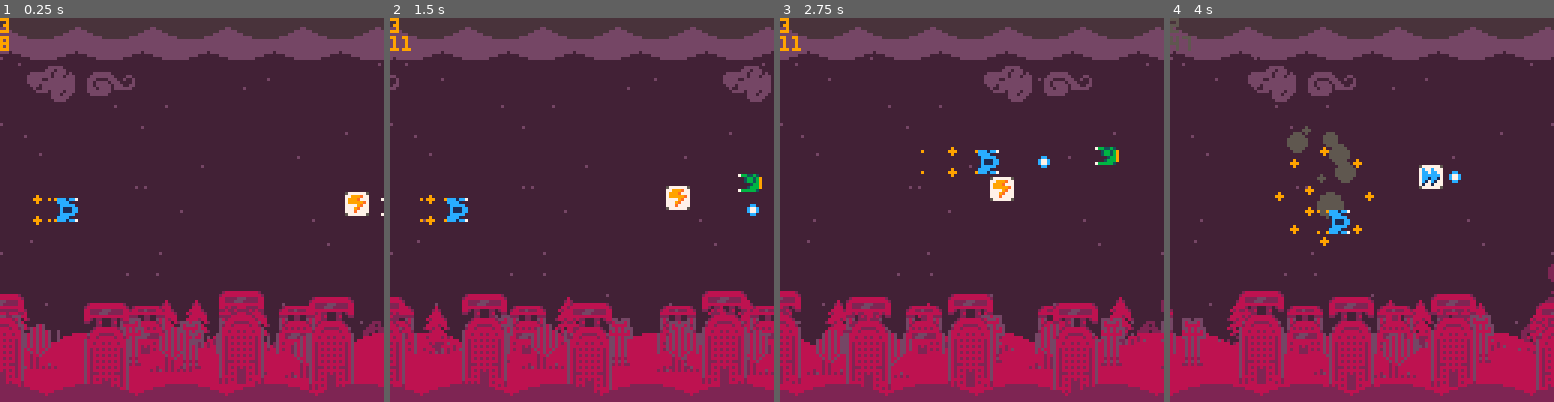
Above: before the commit, frames 1-4 (left to right).
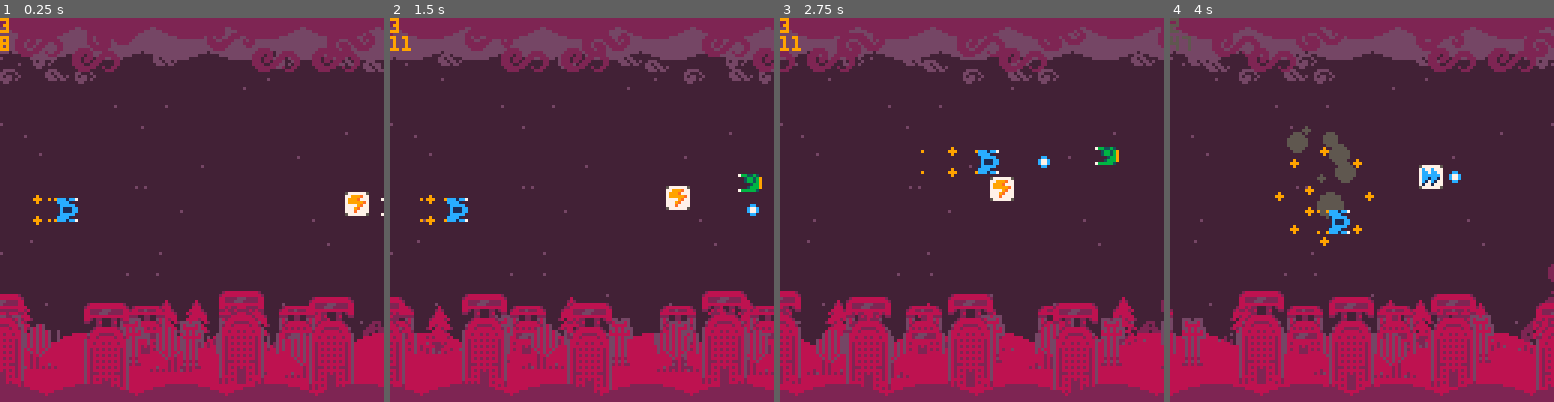
Above: after the commit, the same moments.

Repository: Sarah-Duck/toxic-invaders
Game: PICO-8 cartridge pico-bhell.p8
Same seed, same stepped clock (60 frames per second), same inputs: the game is played once before the commit and once after it.
Inputs:
- Up to frame 1 (0.25 s): no input
- Up to frame 2 (1.5 s): tap O (Z key) at 0.7 s
- Up to frame 3 (2.75 s): hold Right 1.6-2.1 s; tap O (Z key) at 1.7, 2.1, 2.5 s; hold Up 2.15-2.42 s; hold Right from 2.47 s (still down)
- Up to frame 4 (4 s): tap O (Z key) at 2.9, 3.3, 3.7 s; release Right at 3.03 s; hold Left 3.08-3.58 s; hold Down 3.63-3.97 s

The runs differ from the first frame. In frame 1, 9.8% of the frame differs, in the area x 0-100%, y 0-94%; in frame 2, 8.9%; in frame 3, 8.7%; in frame 4, 9.5%.

Commit message:
leaving library day three
UuU <3

Diff:
--- a/background.lua
+++ b/background.lua
@@ -6,8 +6,9 @@
     end
 end
 
-function scrollingsprite(sprite,x,y,w,h,speed)
-    spr(sprite, (-t()*speed+x+w*8)%(128+w*8)-w*8, y, w, h)
+function scrollingsprite(sprite,x,y,w,h,speed,flip)
+    flip = flip or false
+    spr(sprite, (-t()*speed+x+w*8)%(128+w*8)-w*8, y, w, h, flip)
 end
 
 
@@ -40,30 +41,45 @@
     end
 
     --ringed planet
+    palt(0,false)
     spr(201,130-t(),76,7,3)
     spr(249,122-t(),100,7,1)
+    palt(0,true)
 
     --clouds
     scrollingcircles(-9, 24, 22, 22, 4)
-    scrollingcircles(-14, 40, 25, 20, 13)
+    scrollingcircles(-14, 40, 25, 20, 2)
+    --sprites
+    --small clouds
+    scrollingsprite(198, 20, 10, 1, 1, 28)
+    scrollingsprite(214, 60, 10, 1, 1, 28)
+    scrollingsprite(198, 100, 10, 1, 1, 28)
+    scrollingsprite(214, 120, 10, 1, 1, 28)
+    scrollingsprite(214, 130, 12, 1, 1, 29)
+    scrollingsprite(198, 145, 15, 1, 1, 30)
+    scrollingsprite(214, 160, 15, 1, 1, 30)
+    scrollingsprite(198, 170, 15, 1, 1, 30)
 
-    --sprites
-    scrollingsprite(194, 20, 16, 2, 1, 34)
-    scrollingsprite(196, 40, 18, 2, 1, 34)
-    scrollingsprite(198, 20, 20, 2, 1, 34)
+    --large clouds
+    scrollingsprite(196, 40, 3, 2, 1, 35)
+    scrollingsprite(194, 80, 3, 2, 1, 35)
+    scrollingsprite(212, 120, 5, 2, 1, 36)
+    scrollingsprite(210, 160, 5, 2, 1, 36)
+    scrollingsprite(210, 180, 10, 2, 1, 38)
+    scrollingsprite(210, 240, 10, 2, 1, 38)
+    scrollingsprite(210, 260, 10, 2, 1, 38)
+
 
     camera((sin(shake+t())*shake)/2, (sin(shake+t()/2.1)*shake)/2)
     --landscape
     scrollingcircles(125, 72, 25, 20, 8)
-
-
     --scrolling sprites
     --pine trees
-    scrollingsprite(231,20,77+16,2,2,72)
+    scrollingsprite(231,20,77+16,2,2,72,true)
     scrollingsprite(231,70,78+16,2,2,72)
     scrollingsprite(231,80,78+16,2,2,72)
     scrollingsprite(231,100,79+16,2,2,72)
-    scrollingsprite(231,120,80+16,2,2,72)
+    scrollingsprite(231,120,80+16,2,2,72,true)
     --small buildings
     scrollingsprite(226,15,80+16,2,2,78)
     scrollingsprite(226,65,80+16,2,2,78)
@@ -75,9 +91,9 @@
     scrollingsprite(230,85,85+16,1,2,82)
     --dead trees
     scrollingsprite(228,30,85+16,2,2,84)
-    scrollingsprite(228,75,86+16,2,2,84)
+    scrollingsprite(228,75,86+16,2,2,84,true)
     scrollingsprite(228,100,87+16,2,2,84)
-    scrollingsprite(228,120,88+16,2,2,84)
+    scrollingsprite(228,120,88+16,2,2,84,true)
     --large buildings (front)
     scrollingsprite(192,55,94,2,4,90)
     scrollingsprite(192,20,91,2,4,90)
--- a/pico-bhell.p8
+++ b/pico-bhell.p8
@@ -114,22 +114,22 @@
 00000000000000000000000000000000000000000000000000000000000000000000000000000000000000000000000000000000000000000000000000000000
 00000000000000000000000000000000000000000000000000000000000000000000000000000000000000000000000000000000000000000000000000000000
 00000000000000000000000000000000000000000000000000000000000000000000000000000000000000000000000000000000000000000000000000000000
-00000000000000000000000444440000004444440000000000440000044444000000000000000000000000000000000000000002220000000000000000000000
-02888888888882000000004440444000044444444000044004004004444444400000000000000000000000000000000000000022222000000000000000000000
-28888888888888200444444404444040444000044400400404000044400044440000000000000000000000000000000000000022222000000000000000000000
-88222244422228804444444404440444440444404440000400400444044404440000000000000000000000002222222200000022222000000000000000000000
-88222444222228804444400440004444440444440444004400044440444404440000000000000000000002222222222222200002220000000022222200000000
-88888888888888804444044444444444444044440444444000000000444044400000000000000000000222222222222222222000000000022222222222220000
-88202200022028800444044444444440444444440000000000000000444444000000000000222000022222222222222222222200000002222202000002222000
-22002800028002200000004444444000044444400000000000000000044440000000000002222200220022222222222222222220000222220222222222022200
-00002200022000000000000000044440004444000444440000444000000000000000000002200202202202222220000222222222002222222222222222202200
-00028888888200000044440000444444040000004444444004444400004444000000000002202202220202222202222022222222202222220000002202202200
-00288888888820000444444004444444400000044440004444444400444444400000000002220000222202222022202202200222220222000000000222202200
-04888222228884004440044404444444400000444004440444044004444000440000000000222222222022220022020202022022220200000000000202202200
-02882888882882004400004440440444440004440044440444400444400000040000000000000000000222220022022202202022220000000000002202202200
-48888888888888404400000444004444444444400044404444444444000040040000000000000000022222220022200000222022220000000000022022202200
-48828828288288400440040044444440044444000004444404444400000004400000000000022222222222220002222222220222220000000000220222202000
-48888888888888400044400000444400004400000000444000000000000000000000000000222222222222222000022222002222200000000002202222022000
+00000000000000000022200000000000002222220000000000000000000000000000000000000000000000000000000000000002220000000000000000000000
+02888888888882000222220000222200022222222000022000000000000000000000000000000000000000000000000000000022222000000000000000000000
+28888888888888202222220022222220222000022200202204444000000000000000000000000000000000000000000000000022222000000000000000000000
+88222244422228802202200222200222220222202220022244000400000040440000000000000000000000002222222200000022222000000000000000000000
+88222444222228802220022220002022220222220222222040440040044444400000000000000000000002222222222222200002220000000022222200000000
+88888888888888802222222200002222222022220022220044440400000440000000000000000000000222222222222222222000000000022222222222220000
+88202200022028800222222000000220022222220000000004400000000040000000000000222000022222222222222222222200000002222202000002222000
+22002800028002200022220000000000002222200000000000000000000000000000000002222200220022222222222222222220000222220222222222022200
+00002200022000000022220000000000002222222000022000000000000000000000000002200202202202222220000222222222002222222222222222202200
+00028888888200000222222000222200022222222200222200000000000000000000000002202202220202222202222022222222202222220000002202202200
+00288888888820002222022002222220222200022220202204440000000000000000000002220000222202222022202202200222220222000000000222202200
+04888222228884002220222022200222222022202222022244044000000000000000000000222222222022220022020202022022220200000000000202202200
+02882888882882002220220222000022222022220222222044404404000000000000000000000000000222220022022202202022220000000000002202202200
+48888888888888402222002220000022222202220022220004440440000000000000000000000000022222220022200000222022220000000000022022202200
+48828828288288400222222200200220022222220000000000000000000000000000000000022222222222220002222222220222220000000000220222202000
+48888888888888400022220000022200002222200000000000000000000000000000000000222222222222222000022222002222200000000002202222022000
 48282828282828400002888888882000000000000000000044404440000000080000000000000222222222222220000000022222020000000022222220220000
 48288888888828400028822422288200000000004840000048444840000000282000000002222022222002222222000000222220200000000220222202200000
 48282828282828400088888888888800000000484840000048888840000000888000000022222202220220222222222200000002000000202200222022020000
@@ -149,21 +149,6 @@
 __gff__
 0000000000000000000000000000000000000000000000000000000000000000000000000000000000000000000000000000000000000000000000000000000000000000000000000000000000000000000000000000000000000000000000000000000000000000000000000000000000000000000000000000000000000000
 0000000000000000000000000000000000000000000000000000000000000000000000000000000000000000000000000000000000000000000000000000000000000000000000000000000000000000000000000000000000000000000000000000000000000000000000000000ff00000000000000000000000000000000ff
-__map__
-9700808100008485002600008687000000000000000000000000000000000000000000000000000000000000000000000000000000000000000000000000000000000000000000000000000000000000000000000000000000000000000000000000000000000000000000000000000000000000000000000000000000000000
-0000000000000000808100000090910000000000000000000000000000000000000000000000000000000000000000000000000000000000000000000000000000000000000000000000000000000000000000000000000000000000000000000000000000000000000000000000000000000000000000000000000000000000
-9091000000949500000096970000008600000000000000000000000000000000000000000000000000000000000000000000000000000000000000000000000000000000000000000000000000000000000000000000000000000000000000000000000000000000000000000000000000000000000000000000000000000000
-0000000003001313131300000000000000000000000000000000000000000000000000000000000000000000000000000000000000000000000000000000000000000000000000000000000000000000000000000000000000000000000000000000000000000000000000000000000000000000000000000000000000000000
-0010001313130000000000000000000000000000000000000000000000000000000000000000000000000000000000000000000000000000000000000000000000000000000000000000000000000000000000000000000000000000000000000000000000000000000000000000000000000000000000000000000000000000
-0000000000000000030000002c00000000000000000000000000000000000000000000000000000000000000000000000000000000000000000000000000000000000000000000000000000000000000000000000000000000000000000000000000000000000000000000000000000000000000000000000000000000000000
-0000000000000000000000004041424300000000000000000000000000000000000000000000000000000000000000000000000000000000000000000000000000000000000000000000000000000000000000000000000000000000000000000000000000000000000000000000000000000000000000000000000000000000
-0000002123230000232323235051525300000000000000000000000000000000000000000000000000000000000000000000000000000000000000000000000000000000000000000000000000000000000000000000000000000000000000000000000000000000000000000000000000000000000000000000000000000000
-0000000000002323000000000061626300000000000000000000000000000000000000000000000000000000000000000000000000000000000000000000000000000000000000000000000000000000000000000000000000000000000000000000000000000000000000000000000000000000000000000000000000000000
-000000000300000000000b007071727300000000000000000000000000000000000000000000000000000000000000000000000000000000000000000000000000000000000000000000000000000000000000000000000000000000000000000000000000000000000000000000000000000000000000000000000000000000
-0000000000828300000000000000000000000000000000000000000000000000000000000000000000000000000000000000000000000000000000000000000000000000000000000000000000000000000000000000000000000000000000000000000000000000000000000000000000000000000000000000000000000000
-0000000000929300000300003b00000000000000000000000000000000000000000000000000000000000000000000000000000000000000000000000000000000000000000000000000000000000000000000000000000000000000000000000000000000000000000000000000000000000000000000000000000000000000
-a0a1a4a500a2a3a0a1a7a800a6a7a8a000000000000000000000000000000000000000000000000000000000000000000000000000000000000000000000000000000000000000000000000000000000000000000000000000000000000000000000000000000000000000000000000000000000000000000000000000000000
-b0b1b4b500b2b3b0b1b7b800b6b7b8b000000000000000000000000000000000000000000000000000000000000000000000000000000000000000000000000000000000000000000000000000000000000000000000000000000000000000000000000000000000000000000000000000000000000000000000000000000000
 
 
 
